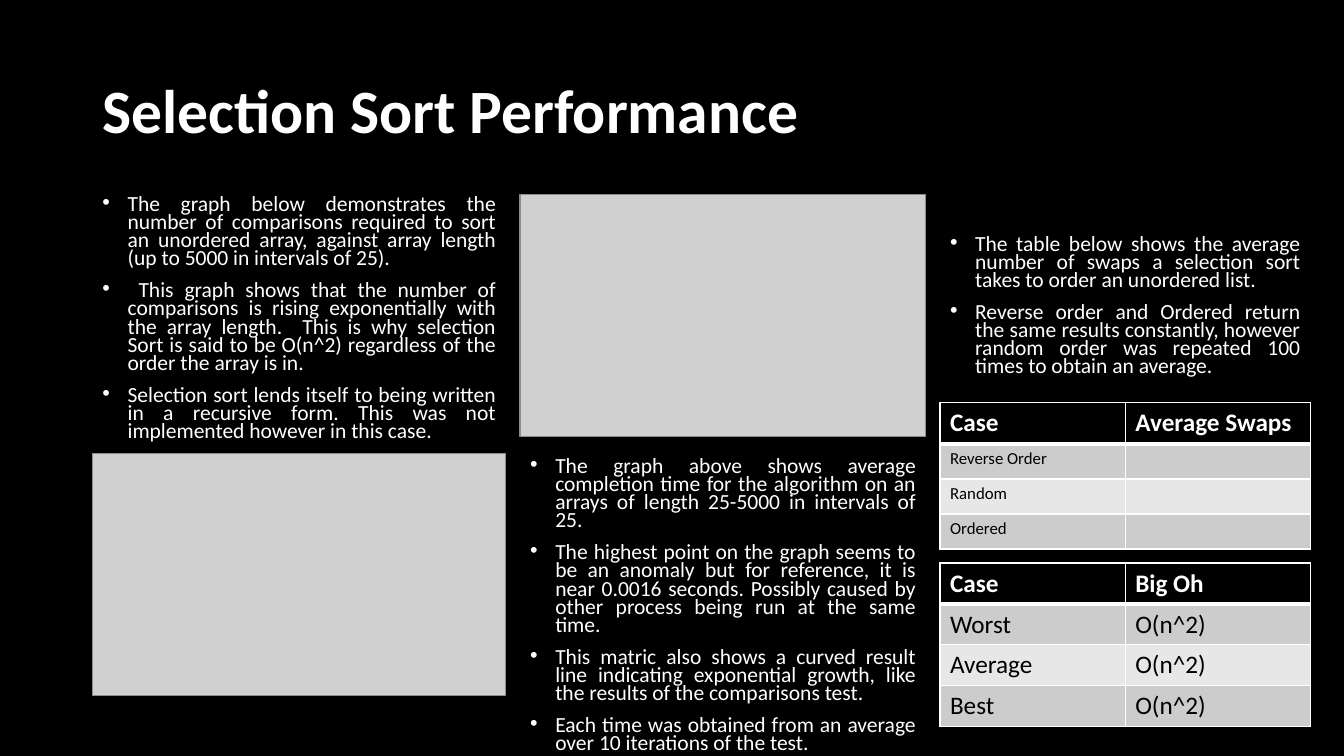
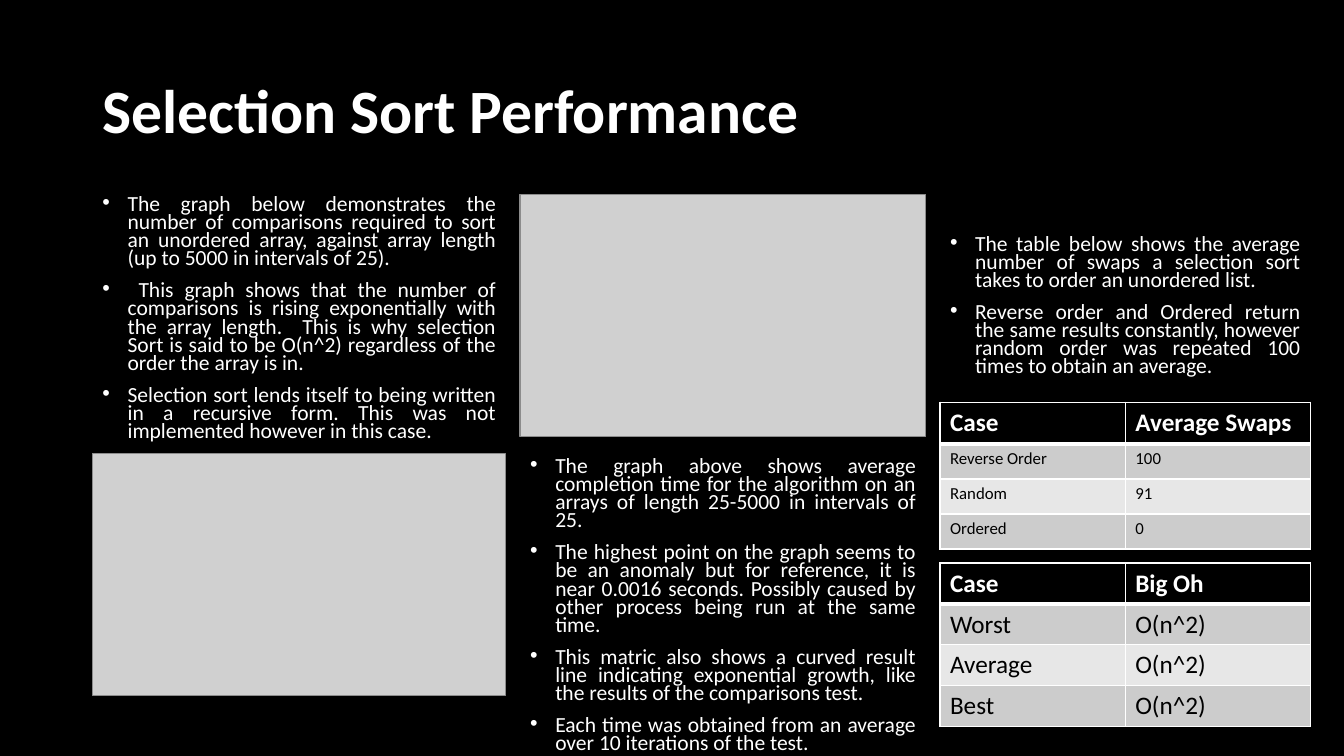
Before and after one commit to Maximilian72/ALGO_CW1, a slide deck: slide 5 of CW1/B00759381_CW1.pptx. Drawn at 1344x756 pixels with LibreOffice and Linux fonts; fonts in the diff are those of the drawing; grey boxes stand for pictures. Boxes give left, top, right and bottom in pixels: in the first picture for what was removed or moved away, otherwise in the second. Text is boxed around its words. In the diff, an @@ line names an element or a change of style, - is before the commit and + after.

```diff
--- a/CW1/B00759381_CW1.pptx
+++ b/CW1/B00759381_CW1.pptx
@@ table at bbox=[941, 402, 1311, 549] @@
-row 2, column 2: 
+row 2, column 2: 100
-row 3, column 2: 
+row 3, column 2: 91
-row 4, column 2: 
+row 4, column 2: 0
```
Also in this commit, not shown: 4 other slides changed, 2 slides added, 3 slides removed, 18 other files.
